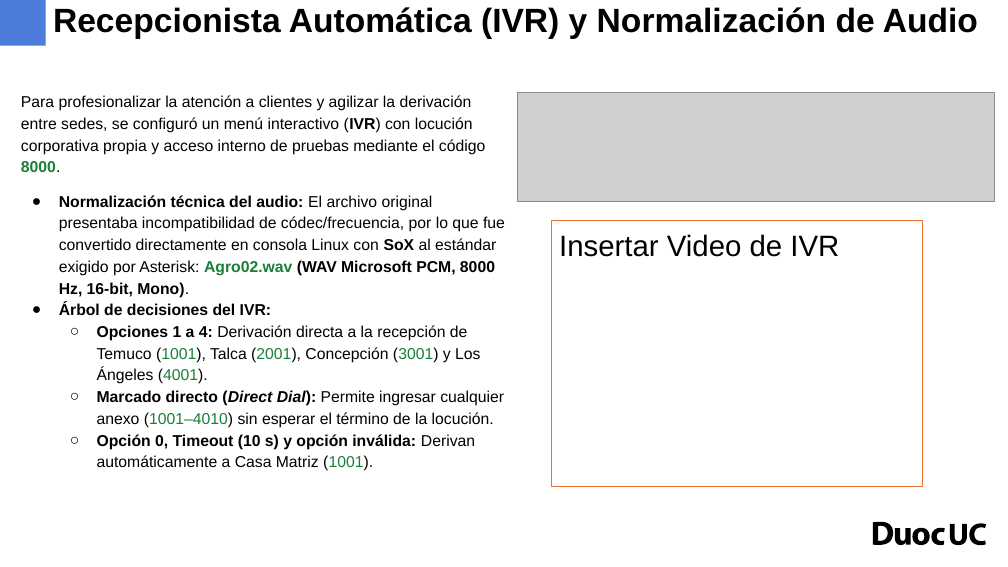
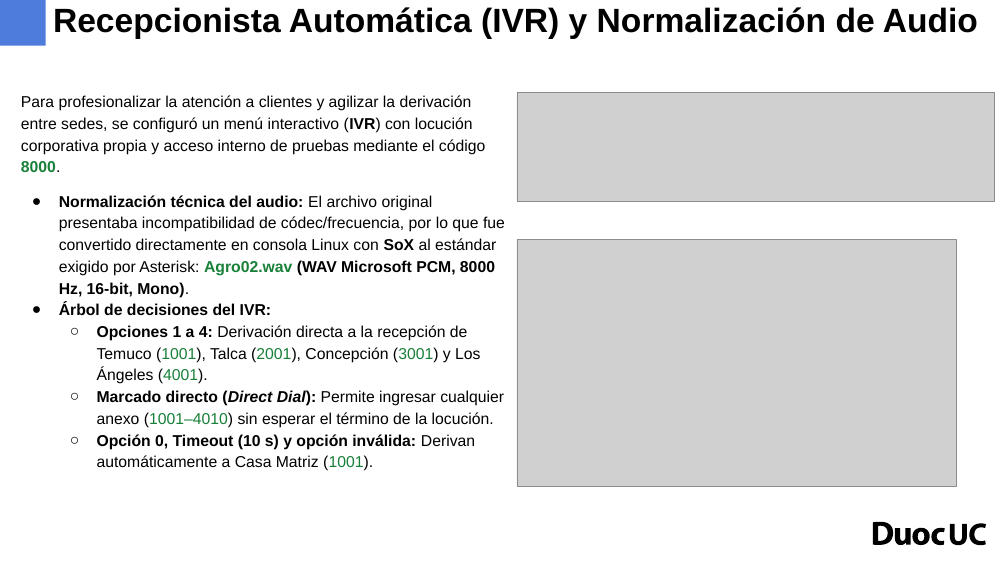
Before and after one commit to erickfranciscobasulto-bit/Proyecto-de-titulo, a slide deck: slide 25 of Presentacion_Final_Agroprodel.pptx. Drawn at 1008x567 pixels with LibreOffice and Linux fonts; fonts in the diff are those of the drawing; grey boxes stand for pictures; background and template pictures are left out. Boxes give left, top, right and bottom in pixels: in the first picture for what was removed or moved away, otherwise in the second. Text is boxed around its words. In the diff, an @@ line names an element or a change of style, - is before the commit and + after.

```diff
--- a/Presentacion_Final_Agroprodel.pptx
+++ b/Presentacion_Final_Agroprodel.pptx
@@ picture added at <box>517,240,957,487</box> @@
@@ rectangle "Insertar Video de IVR": place and size @@
-rectangle "Insertar Video de IVR" at <box>552,220,923,487</box>
+rectangle "Insertar Video de IVR" at <box>552,240,867,487</box>
```
Also in this commit, not shown: 9 other slides changed.
